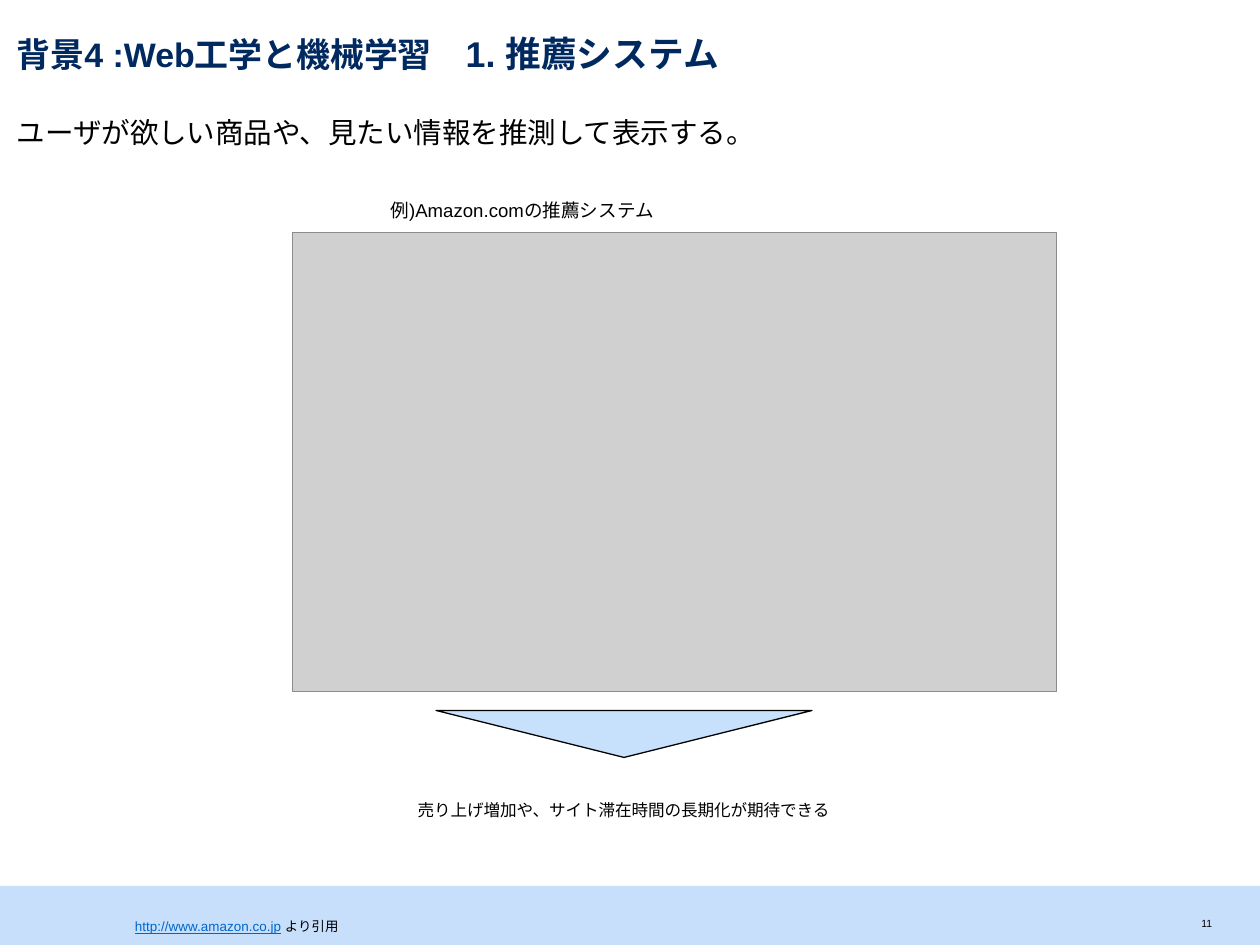
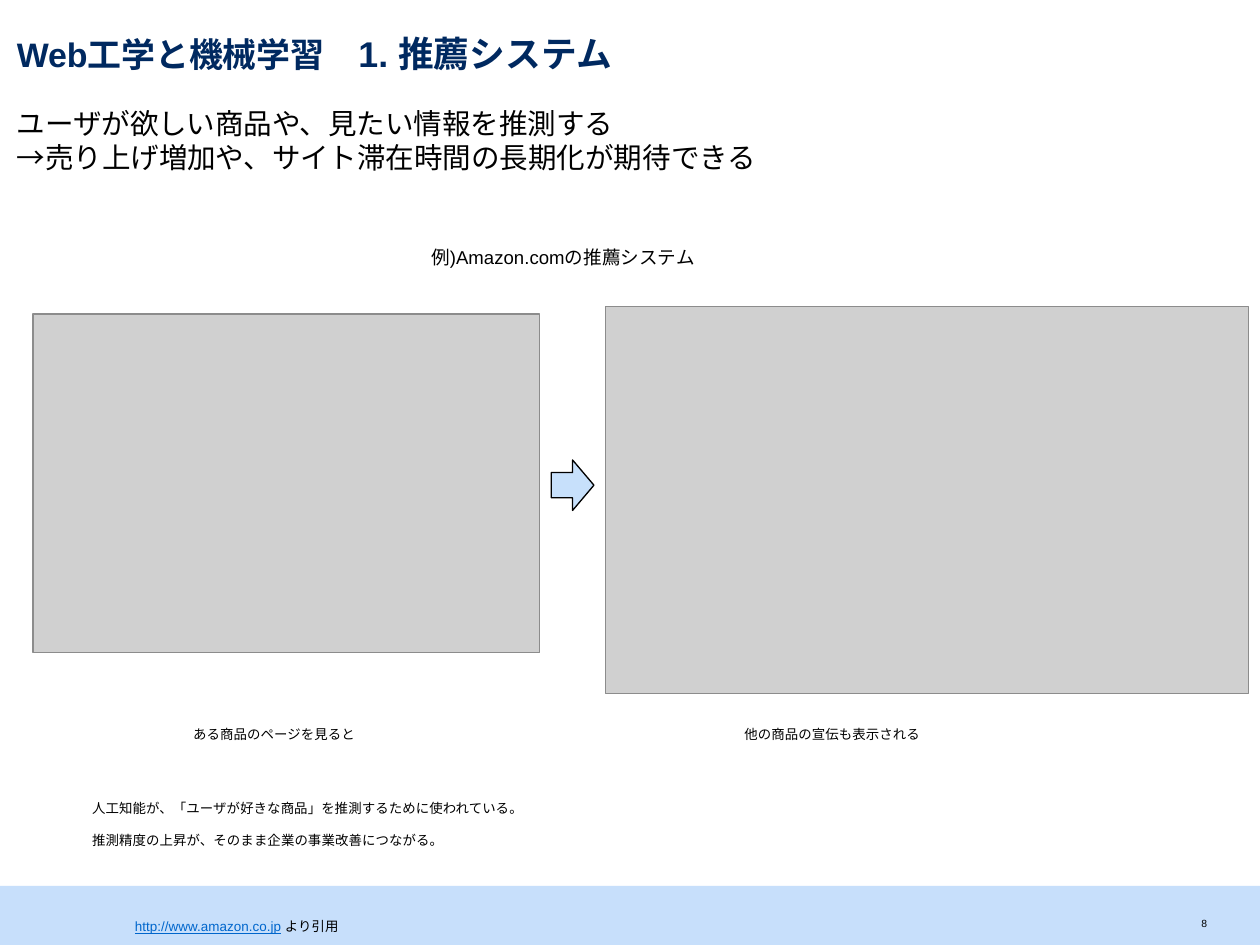
Before and after one commit to srtk/sotsuron, a slide deck: slide 9 of doc/sotsuron_defense/bd.pptx (slide 12 before the commit). Drawn at 1260x945 pixels with LibreOffice and Linux fonts; fonts in the diff are those of the drawing; grey boxes stand for pictures. Boxes give left, top, right and bottom in pixels: in the first picture for what was removed or moved away, otherwise in the second. Text is boxed around its words. In the diff, an @@ line names an element or a change of style, - is before the commit and + after.

```diff
--- a/doc/sotsuron_defense/bd.pptx
+++ b/doc/sotsuron_defense/bd.pptx
@@ title at (17,36,612,71): text changed @@
-背景4 :Web工学と機械学習 1. 推薦システム
+Web工学と機械学習 1. 推薦システム
@@ text at (17,110,757,171): text changed @@
-ユーザが欲しい商品や、見たい情報を推測して表示する。
+ユーザが欲しい商品や、見たい情報を推測する
+→売り上げ増加や、サイト滞在時間の長期化が期待できる
@@ text "例)Amazon.comの推薦システム": place and size @@
-text "例)Amazon.comの推薦システム" at (390,201,653,221)
+text "例)Amazon.comの推薦システム" at (431,248,694,268)
@@ picture added at (33,314,540,653) @@
@@ picture: place and size @@
-picture at (293,233,1057,692)
+picture at (606,307,1248,694)
@@ right arrow added at (552,460,594,510), fill #C7E0FB, outline #000000 0.75 pt @@
@@ flow chart merge removed at (436,711,811,759) @@
@@ text added at (193,727,355,740), 13 pt, text #000000 @@
+ある商品のページを見ると
@@ text added at (744,727,919,740), 13 pt, text #000000 @@
+他の商品の宣伝も表示される
@@ text added at (92,801,522,846), 13 pt, text #000000 @@
+人工知能が、「ユーザが好きな商品」を推測するために使われている。
+推測精度の上昇が、そのまま企業の事業改善につながる。
@@ text removed at (418,802,830,818) @@
-売り上げ増加や、サイト滞在時間の長期化が期待できる
@@ page number at (1201,920,1207,927): text changed @@
-11
+8
```
Also in this commit, not shown: 14 other slides changed, 9 slides added, 1 slide removed, 11 other files.
